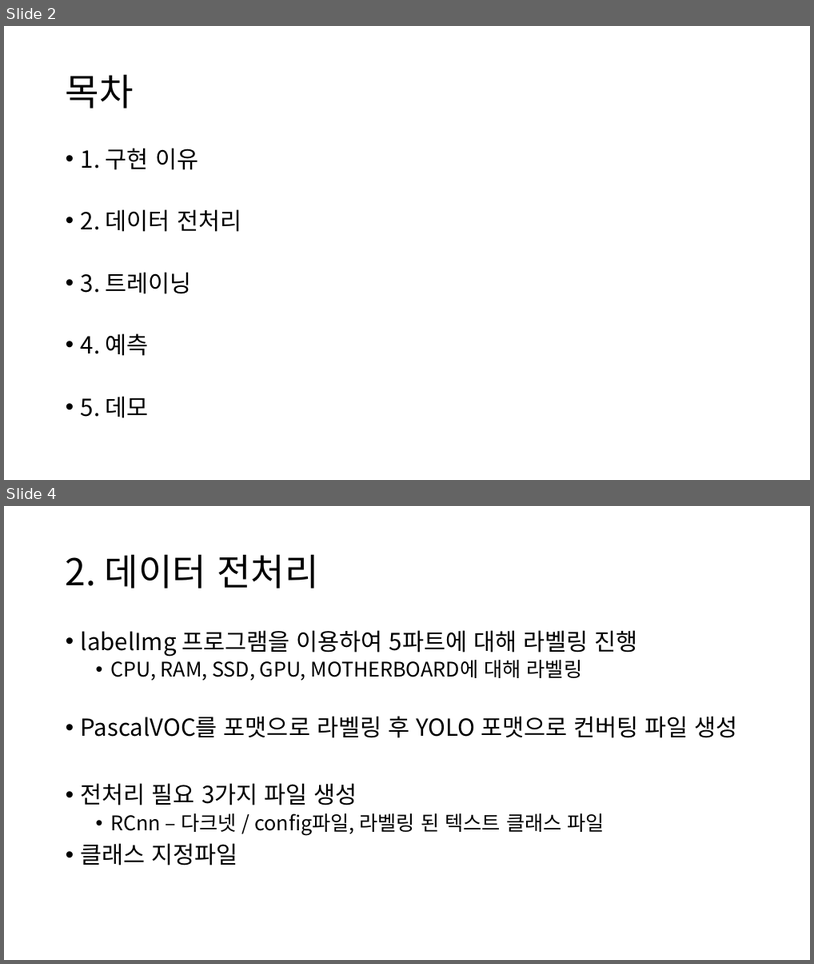
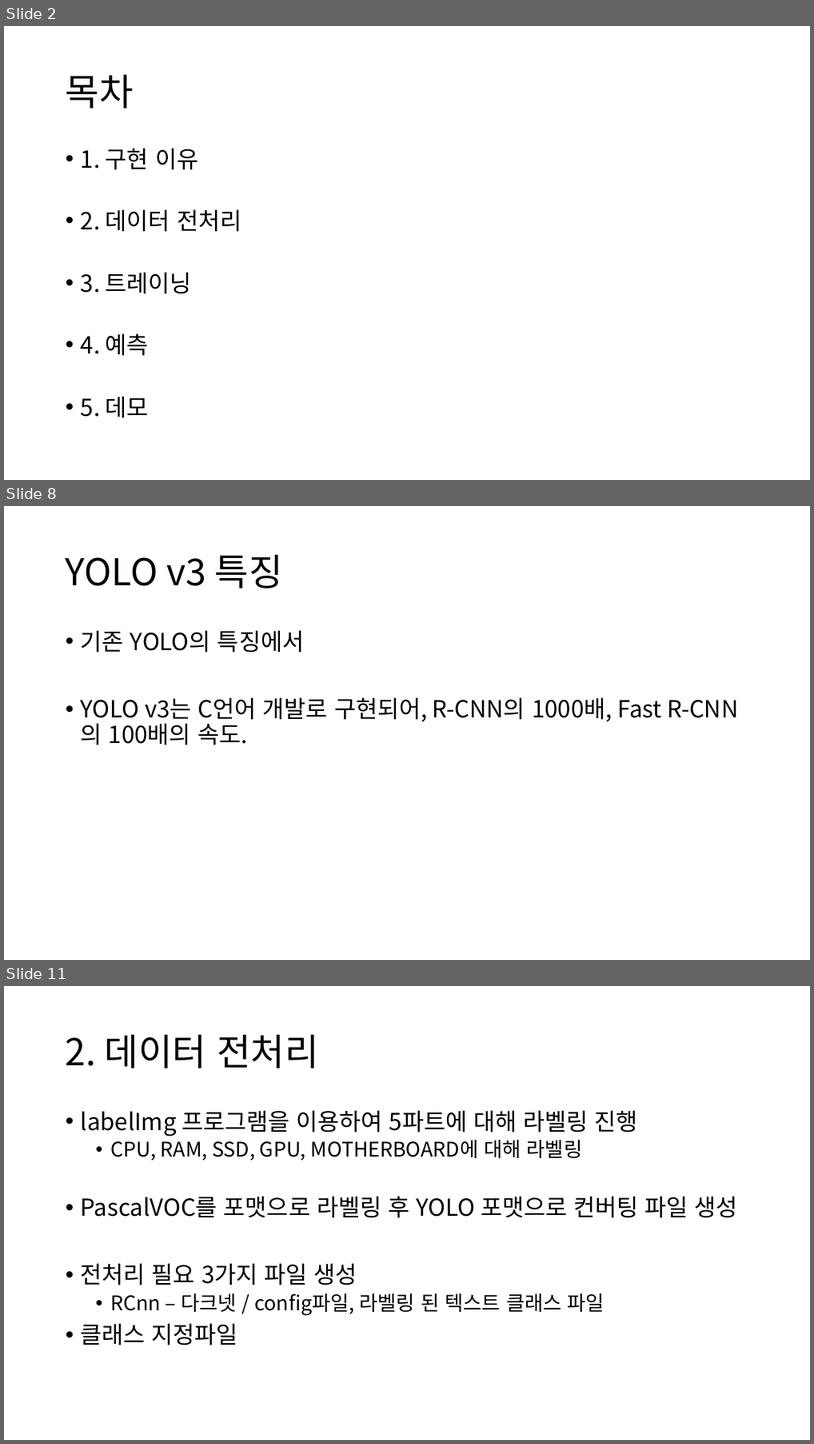
Before and after one commit to Team-Tetrapod/project, a slide deck: 2. 발표자료/PC조립 헬퍼 최종본.pptx. Shown one above the other, each under a label of ours: slides 2 and 4 before the commit, slides 2, 8 and 11 after it; the slides between them are not shown. The pictures are 814x964 and 814x1444 pixels, drawn with LibreOffice and Linux fonts; fonts in the diff are those of the drawing. Boxes give left, top, right and bottom in pixels: in the first picture for what was removed or moved away, otherwise in the second. Text is boxed around its words. In the diff, an @@ line names an element or a change of style, - is before the commit and + after.

```diff
--- a/2. 발표자료/PC조립 헬퍼 최종본.pptx
+++ b/2. 발표자료/PC조립 헬퍼 최종본.pptx
@@ slide 8 added at (x1=4, y1=506, x2=810, y2=960), background #FFFFFF @@
@@ title added at (x1=66, y1=555, x2=283, y2=588), 44 pt, text #000000 @@
+YOLO v3 특징
@@ text added at (x1=81, y1=630, x2=738, y2=745), 28 pt, text #000000 @@
+• 기존 YOLO의 특징에서
+• YOLO v3는 C언어 개발로 구현되어, R-CNN의 1000배, Fast R-CNN의 100배의 속도.
@@ what was slide 4 is now slide 11 @@
```
Also in this commit, not shown: 2 slides changed, 6 other slides added, 17 other files.
